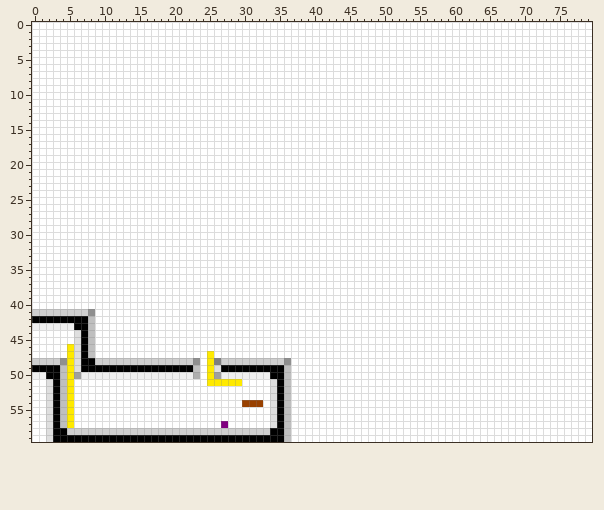
Two states of a sprite sheet, source/level_data/layouts/level8/layer2.png. Above is the file before it was changed.
The file is 80x60 pixels.
Once edited:
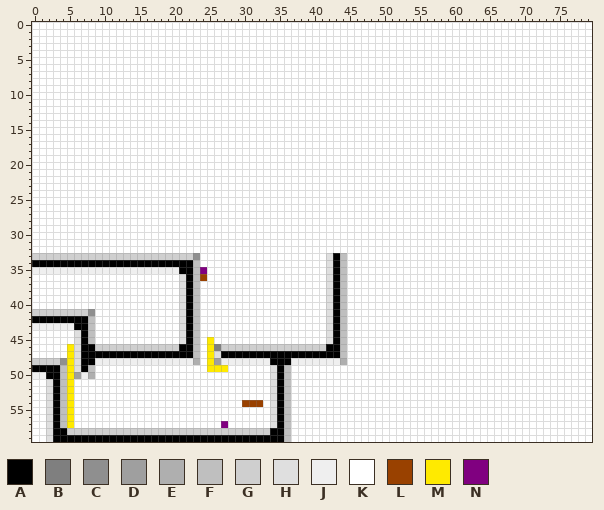
Palette (. is transparent): A #000000  B #7f7f7f  C #8f8f8f  D #9f9f9f  E #afafaf  F #bfbfbf  G #cfcfcf  H #dfdfdf  J #efefef  K #ffffff  L #994100  M #ffea00  N #800080
From old to new:
y 33: x 0..23 KKKKKKKKKKKKKKKKKKKKKKKK -> GGGGGGGGGGGGGGGGGGGGGGGC; x 42..44 KKK -> HAF
y 34: x 0..23 KKKKKKKKKKKKKKKKKKKKKKKK -> AAAAAAAAAAAAAAAAAAAAAAAF; x 42..44 KKK -> HAF
y 35: x 0..24 KKKKKKKKKKKKKKKKKKKKKKKKK -> JJJJJJJJJJJJJJJJJJJJJAAFN; x 42..44 KKK -> HAF
y 36: x 21..24 KKKK -> HAFL; x 42..44 KKK -> HAF
y 37..44: x 21..23 KKK -> HAF; x 42..44 KKK -> HAF
y 45: x 21..23 KKK -> HAF; x 25 K -> M; x 42..44 KKK -> HAF
y 46: x 8..23 FKKKKKKKKKKKKKKK -> AGGGGGGGGGGGGAAF; x 25..44 KKKKKKKKKKKKKKKKKKKK -> MBGGGGGGGGGGGGGGGAAF
y 47: x 8..23 FKKKKKKKKKKKKKKK -> AAAAAAAAAAAAAAAF; x 26..44 KKKKKKKKKKKKKKKKKKK -> HAAAAAAAAAAAAAAAAAF
y 48: x 9..23 GGGGGGGGGGGGGGC -> JJJJJJJJJJJJJJE; x 26..44 BGGGGGGGGGCKKKKKKKK -> DJJJJJJJAAAJJJJJJJE
y 49: x 8..23 AAAAAAAAAAAAAAAF -> FKKKKKKKKKKKKKKK; x 26..34 HAAAAAAAA -> MMKKKKKKH
y 50: x 8..23 JJJJJJJJJJJJJJJE -> EKKKKKKKKKKKKKKK; x 25..34 MDJJJJJJJA -> KKKKKKKKKH
y 51: x 25..29 MMMMM -> KKKKK
Pixel boxes of the changes (left, top, right, bottom) in both pictures:
changed: (32, 253, 347, 386)
